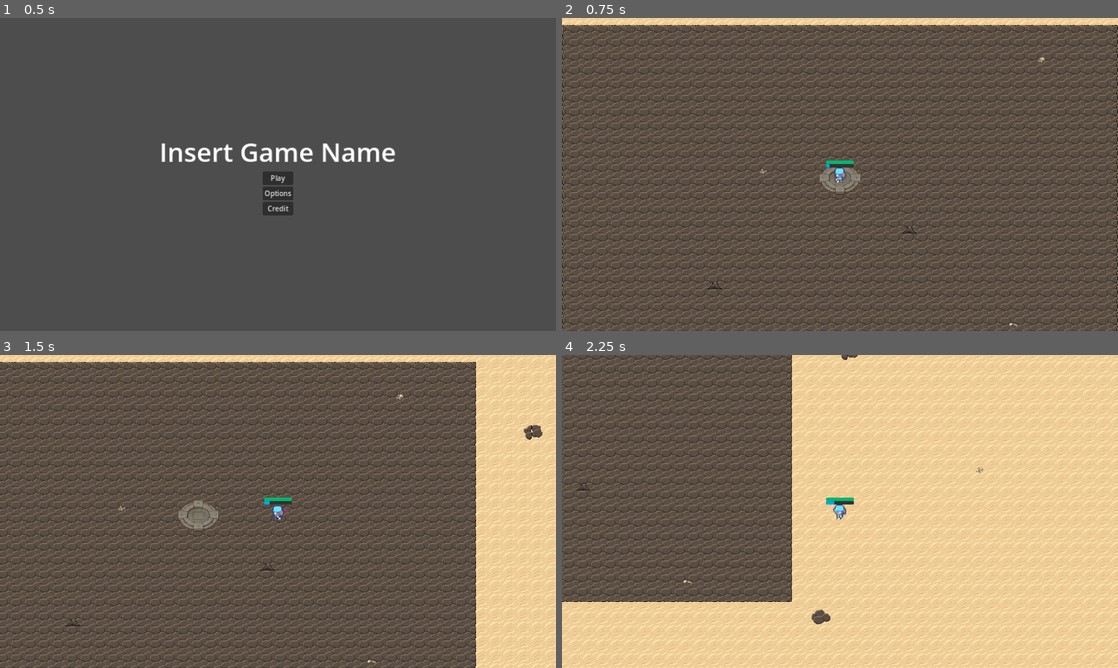
Above: before the commit, frames 1-4 (two rows, left to right).
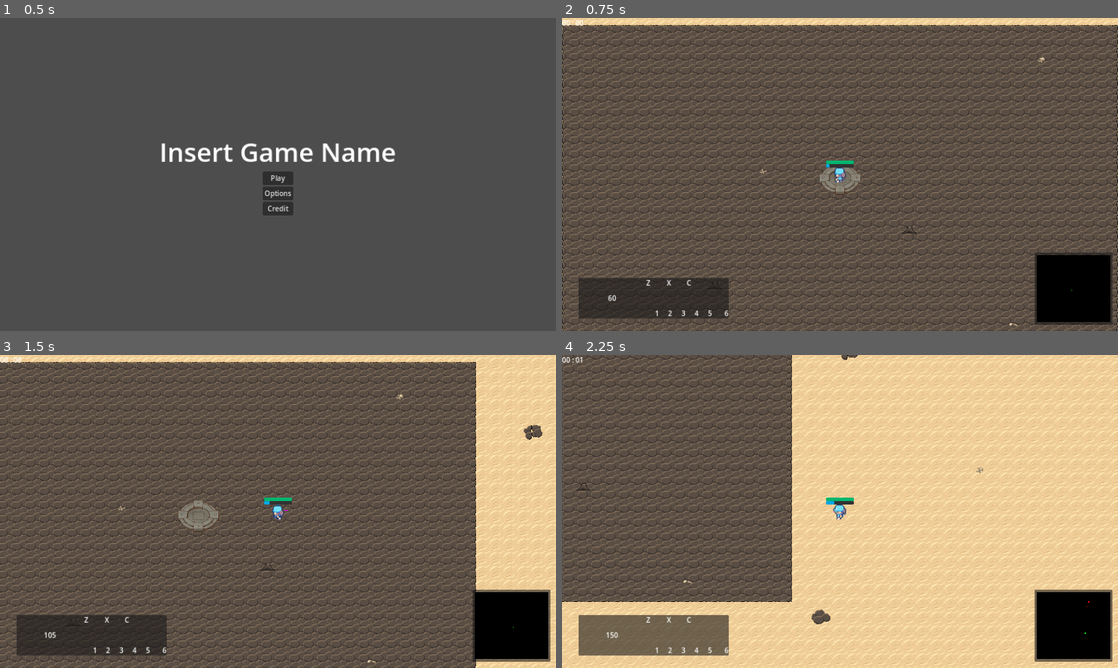
Above: after the commit, the same moments.

Repository: GDTV-Game-Jam-2024/GDTV
Game: Godot game, scene res://Scenes/main_menu.tscn
Same seed, same stepped clock (60 frames per second), same inputs: the game is played once before the commit and once after it. The engine's default icon, where the game draws it, is replaced by a stand-in: a white triangle on a blue panel in a dark square.
Inputs (mouse positions are in pixels of both pictures, inside the frame that each line leads up to):
- Up to frame 1 (0.5 s): no input
- Up to frame 2 (0.75 s): click "Play" at 0.5 s
- Up to frame 3 (1.5 s): tap Enter at 1.25 s; move the mouse to (400, 495) at 1.27 s; hold Right (ui_right) from 1.28 s (still down); hold Mouse wheel down (scrollDOWN) from 1.28 s (still down)
- Up to frame 4 (2.25 s): move the mouse to (728, 527) at 2.02 s; release Right (ui_right) at 2.03 s; release Mouse wheel down (scrollDOWN) at 2.03 s; hold Down (ui_down) from 2.03 s (still down); tap Mouse wheel up (scrollUP) at 2.1 s

Frame 1 is identical in both runs. In frame 2, 6.4% of the frame differs, in the area x 0-99%, y 0-98%; in frame 3, 6.5%; in frame 4, 6.8%.

Commit message:
UI part 2
Connected with main - everything works; Visible ai strange behavior.

Diff:
--- a/Scenes/game.gd
+++ b/Scenes/game.gd
@@ -9,6 +9,7 @@
 @onready var projectileManager : Node2D = $ProjectileManager
 @onready var creatureManager : Node2D = $CreatureManager
 @onready var player : CharacterBody2D = $player
+@onready var ui : UI = $UI as UI
 
 var spawner : PackedScene = load("res://Scenes/spawn_portal.tscn")
 var currentMana : int = 0
@@ -20,6 +21,8 @@
 	player.connect("projectile_shot", _on_projectile_shot)
 	player.connect("mana_changed", _on_mana_changed)
 	player.connect("no_mana", _on_no_mana)
+	ui.set_minimap_dimension(24, 13.5)
+	ui.add_unit_to_minimap(player, UI.ENTITIES.PLAYER)
 
 
 # Called every frame. 'delta' is the elapsed time since the previous frame.
@@ -56,6 +59,7 @@
 
 func _on_enemy_created(enemy : NPC) -> void:
 	creatureManager.add_child(enemy)
+	ui.add_unit_to_minimap(enemy, ui.ENTITIES.ENEMY)
 	enemy.connect("projectile_shot", _on_npc_projectile_shot)
 
 
@@ -70,7 +74,8 @@
 
 
 func _on_mana_changed(newMana : int) -> void:
-	currentMana = newMana # Change mana in ui
+	currentMana = newMana
+	ui.set_mana(currentMana) # Change mana in ui
 
 
 func _on_no_mana() -> void:
--- a/Scenes/game.tscn
+++ b/Scenes/game.tscn
@@ -1,9 +1,10 @@
-[gd_scene load_steps=8 format=3 uid="uid://dlrbxtqn0y3jm"]
+[gd_scene load_steps=9 format=3 uid="uid://dlrbxtqn0y3jm"]
 
 [ext_resource type="Script" path="res://Scenes/game.gd" id="1_3w7sm"]
 [ext_resource type="PackedScene" uid="uid://cek5sqgdxjiga" path="res://Scenes/player.tscn" id="2_ul243"]
 [ext_resource type="Texture2D" uid="uid://c53h581wb5u0x" path="res://Sprites/Desert Tileset.png" id="3_apitf"]
 [ext_resource type="Texture2D" uid="uid://cnjwyp12528eu" path="res://Sprites/Pedestal.png" id="4_rsdlk"]
+[ext_resource type="PackedScene" uid="uid://hkikhat7wd5l" path="res://Scenes/UI.tscn" id="5_oxiwq"]
 
 [sub_resource type="TileSetAtlasSource" id="TileSetAtlasSource_6ff2i"]
 texture = ExtResource("3_apitf")
@@ -384,3 +385,5 @@
 [node name="ProjectileManager" type="Node2D" parent="."]
 
 [node name="CreatureManager" type="Node2D" parent="."]
+
+[node name="UI" parent="." instance=ExtResource("5_oxiwq")]
